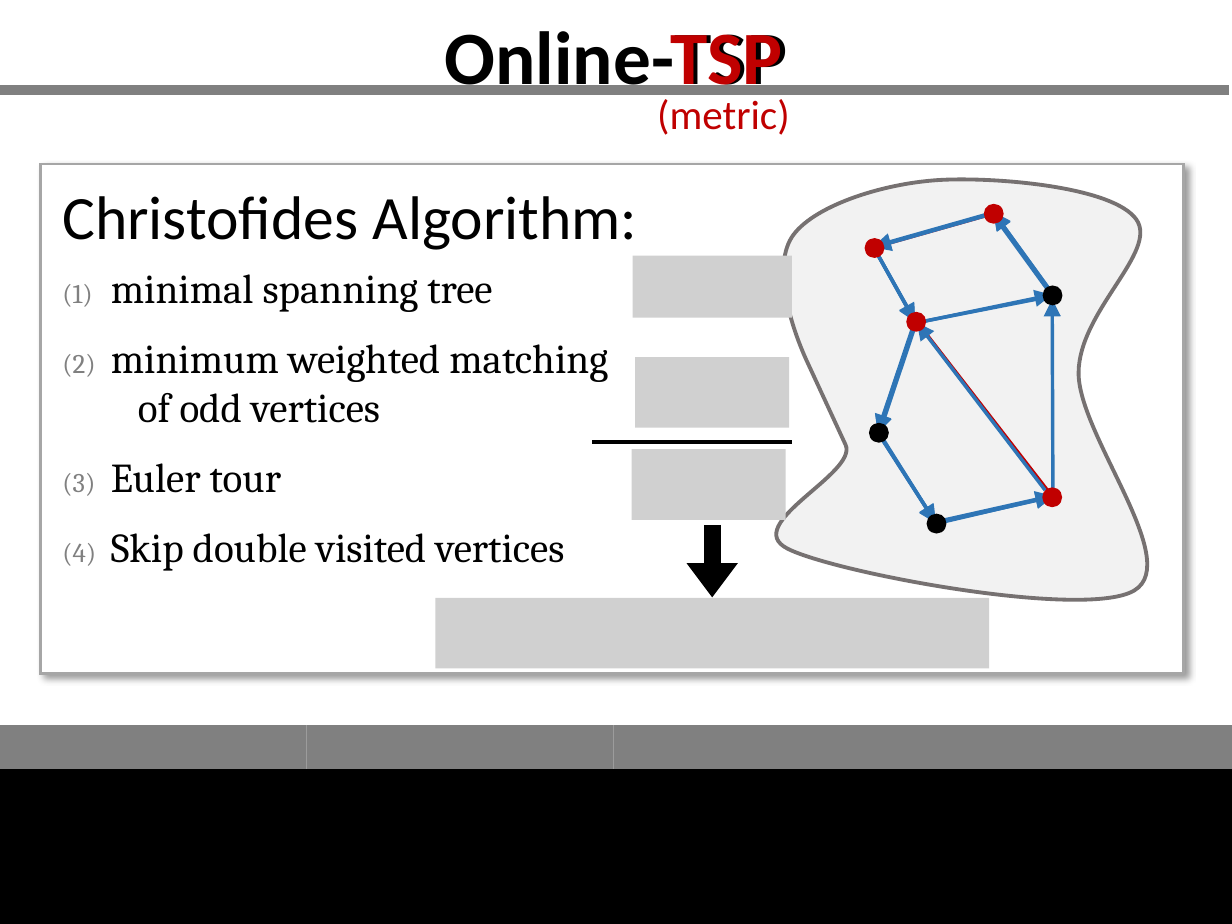
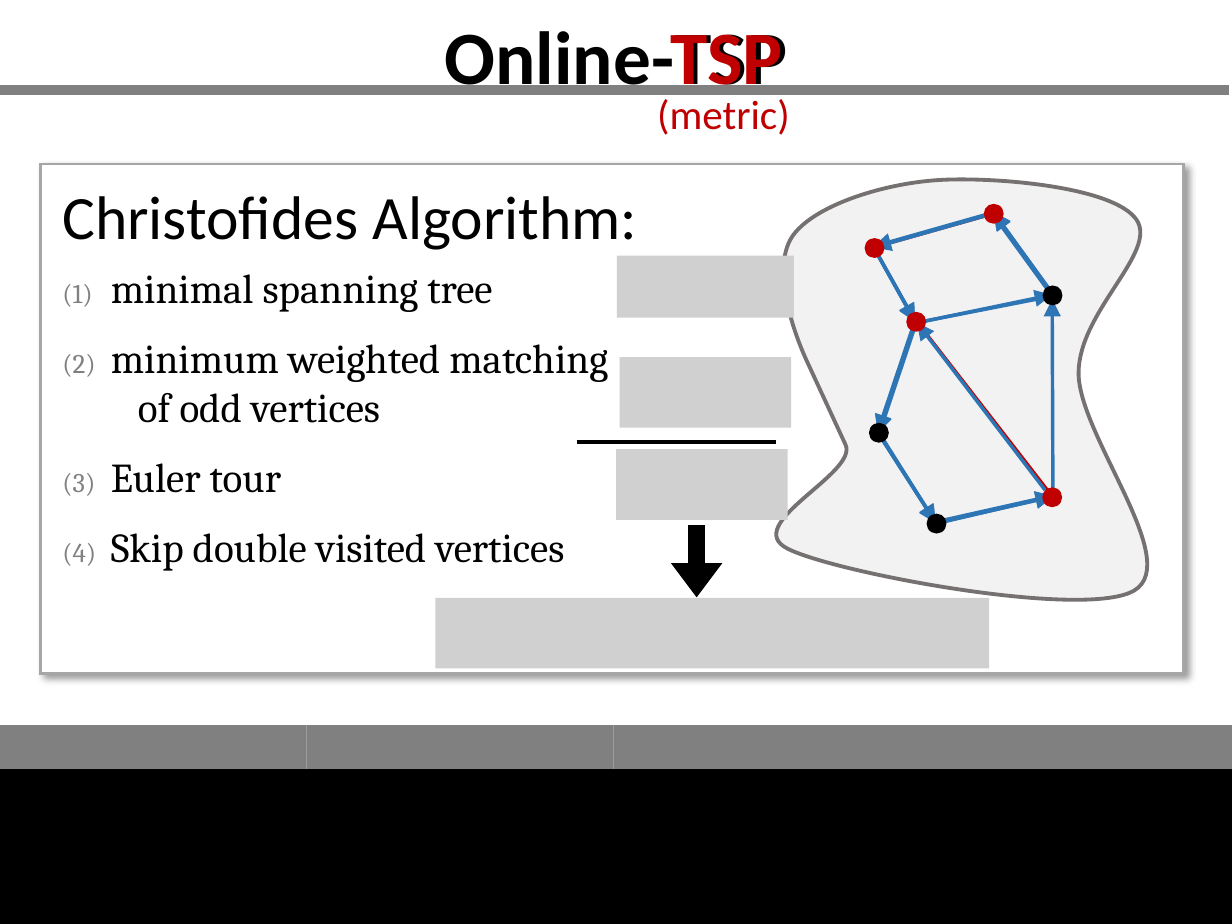
Before and after one commit to GraffL/talk-online-tsp, a slide deck: slide 4 of Präsentation43.pptx. Drawn at 1232x924 pixels with LibreOffice and Linux fonts; fonts in the diff are those of the drawing; grey boxes stand for pictures. Boxes give left, top, right and bottom in pixels: in the first picture for what was removed or moved away, otherwise in the second. Text is boxed around its words. In the diff, an @@ line names an element or a change of style, - is before the commit and + after.

```diff
--- a/Präsentation43.pptx
+++ b/Präsentation43.pptx
@@ picture: place and size @@
-picture at (632, 255, 791, 317)
+picture at (617, 255, 795, 317)
@@ picture: place and size @@
-picture at (636, 357, 790, 428)
+picture at (620, 357, 791, 428)
@@ line moved from (593, 442) - (792, 442) to (577, 442) - (776, 442) @@
@@ picture: place and size @@
-picture at (632, 450, 786, 520)
+picture at (616, 450, 787, 520)
@@ arrow moved from (712, 525) - (712, 598) to (696, 525) - (696, 598) @@
```
Also in this commit, not shown: 4 other slides changed.
